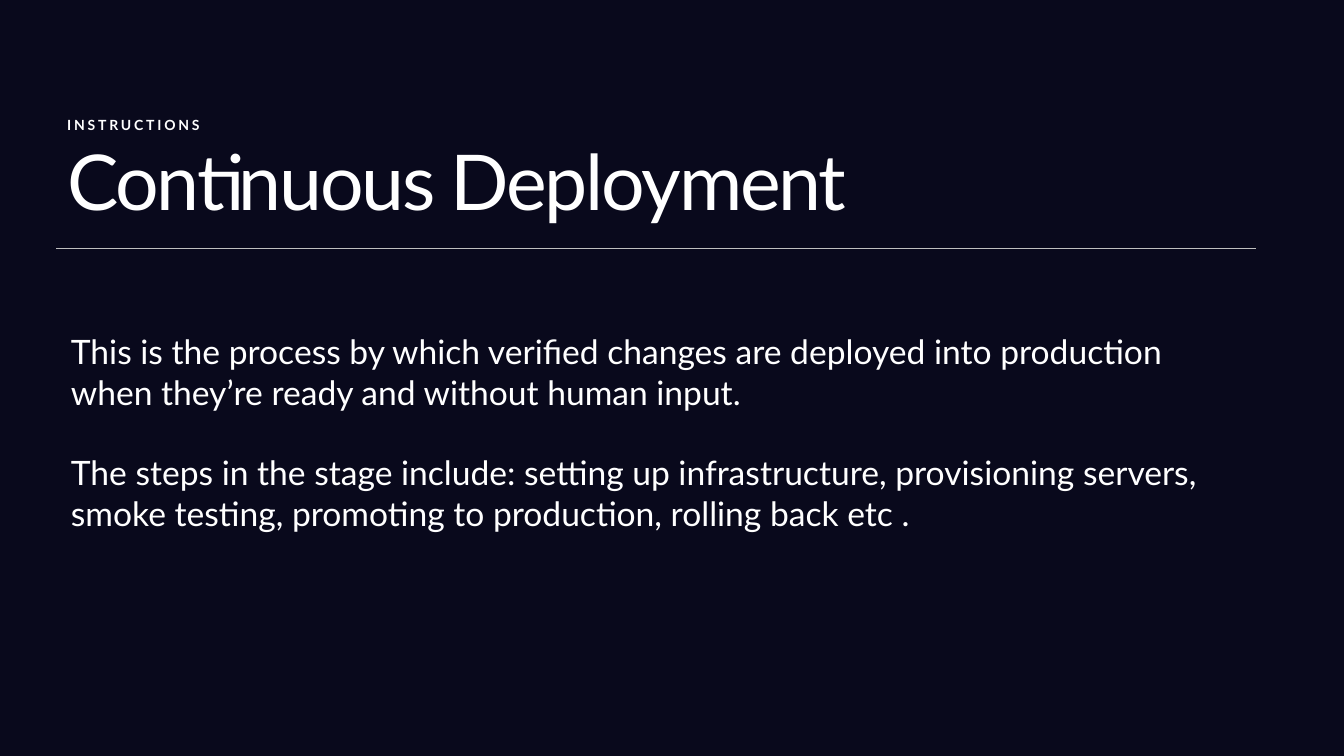
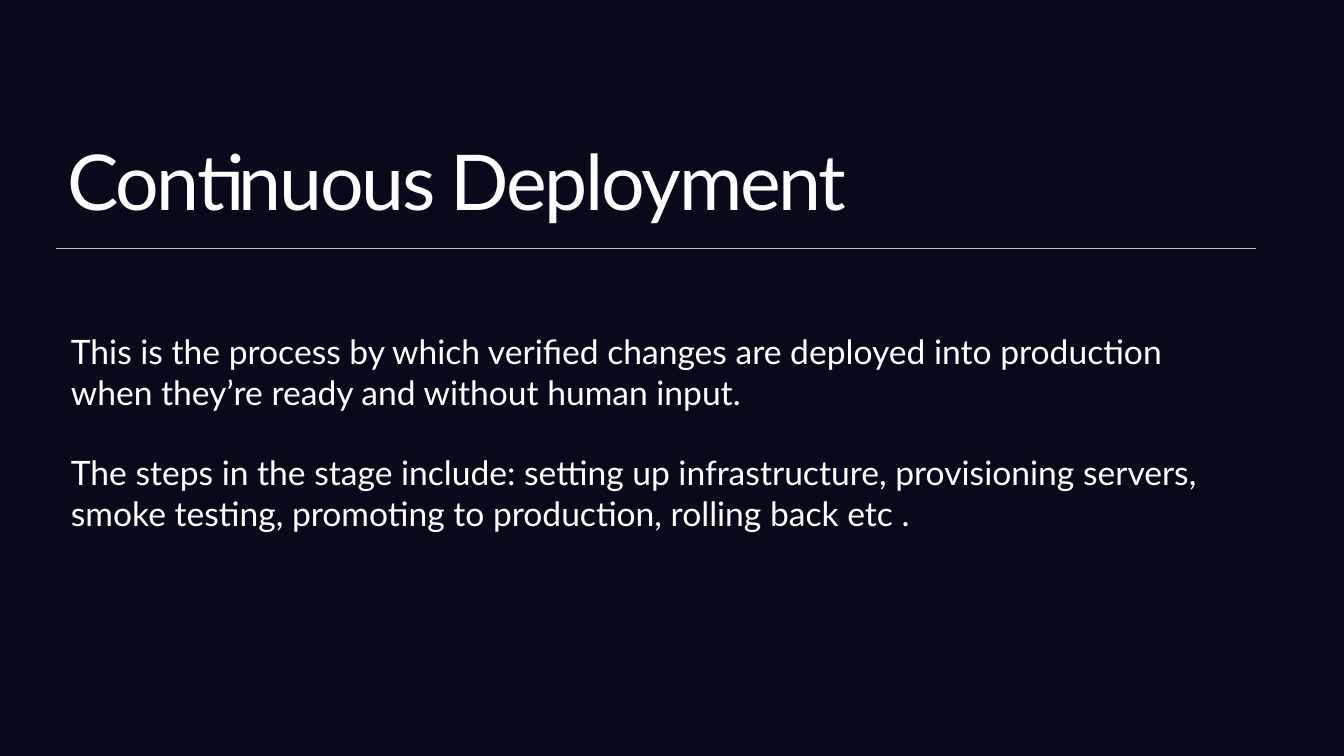
Before and after one commit to kangster7/cdond-c3-projectstarter, a slide deck: slide 3 of Presentation1.pptx. Drawn at 1344x756 pixels with LibreOffice and Linux fonts; fonts in the diff are those of the drawing; background and template pictures are left out. Boxes give left, top, right and bottom in pixels: in the first picture for what was removed or moved away, otherwise in the second. Text is boxed around its words. In the diff, an @@ line names an element or a change of style, - is before the commit and + after.

```diff
--- a/Presentation1.pptx
+++ b/Presentation1.pptx
@@ text removed at (x1=67, y1=119, x2=199, y2=130) @@
-INSTRUCTIONS
```
Also in this commit, not shown: 1 other slide changed, 2 other files.
